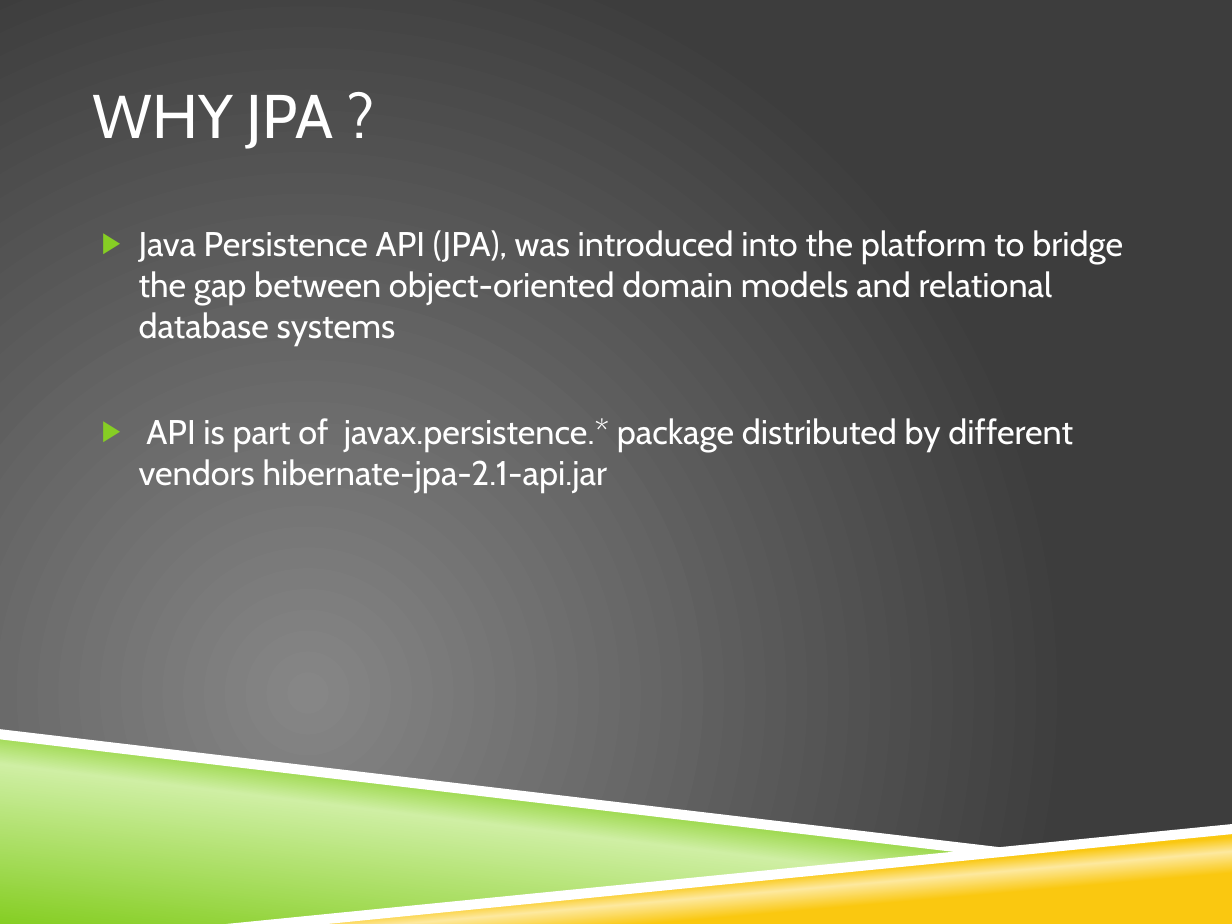
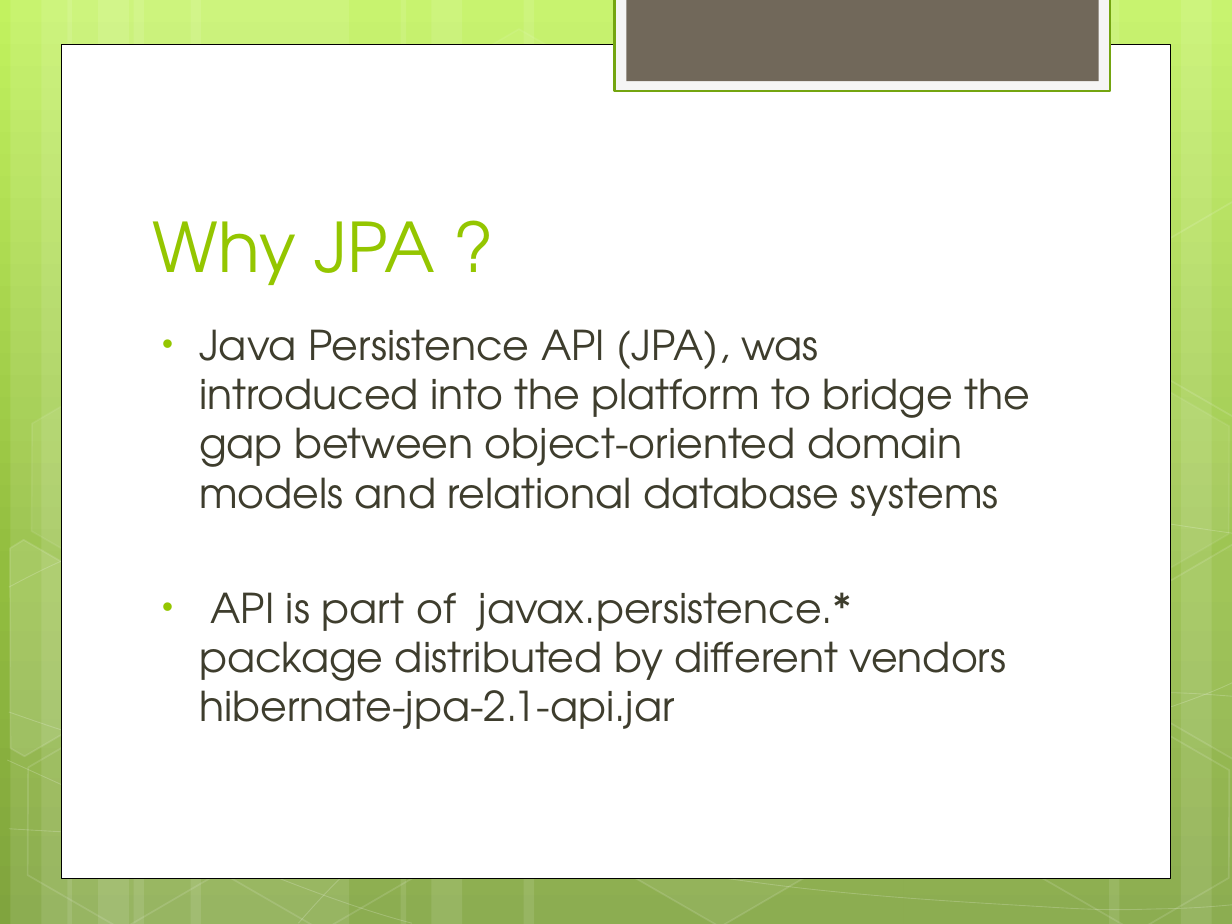
Before and after one commit to IPython-Learn/jpa-training, a slide deck: slide 2 of JPA2.1_Presentation.pptx. Drawn at 1232x924 pixels with LibreOffice and Linux fonts; fonts in the diff are those of the drawing; background and template pictures are left out. Boxes give left, top, right and bottom in pixels: in the first picture for what was removed or moved away, otherwise in the second. Text is boxed around its words. In the diff, an @@ line names an element or a change of style, - is before the commit and + after.

```diff
--- a/JPA2.1_Presentation.pptx
+++ b/JPA2.1_Presentation.pptx
@@ background picture (left out) to gradient #C3F35F to #93BF3F to #81A53E @@
@@ rectangle added at box(615, 0, 1110, 91), fill #F5F5F5, outline #74A510 1.25 pt @@
@@ rectangle added at box(626, 0, 1098, 81), fill #71685A @@
@@ rectangle added at box(62, 44, 1170, 877), fill #FFFFFF, outline #000000 0.5 pt @@
@@ title "Why JPA ?" at box(153, 221, 435, 285): vertical alignment middle to bottom @@
@@ group added at box(0, 0, 1232, 924): 12 rectangles, 8 hexagons, 5 freeform shapes @@
@@ title at box(153, 221, 435, 285): text changed; size 36 to 40 pt; font Cabin to TeX Gyre Adventor; text colour #FFFFFF to #94C600 @@
-WHY JPA ?
+Why JPA ?
@@ text "Java Persistence API (JPA), was ...": place and size @@
-text "Java Persistence API (JPA), was ..." at box(139, 230, 1123, 493)
+text "Java Persistence API (JPA), was ..." at box(199, 329, 1031, 729)
@@ text "Java Persistence API (JPA), was ..." at box(199, 329, 1031, 729): size 20 to 24 pt, font Cabin to TeX Gyre Adventor, text colour #FFFFFF to #3E3D2D; bullet ▶ to •; less space between paragraphs; bullet colour #86CE24 to #94C600 @@
@@ freeform shape: place and size @@
-freeform shape at box(0, 729, 1025, 854)
+freeform shape at box(9, 679, 1232, 838)
@@ freeform shape at box(9, 679, 1232, 838): fill #FFFFFF to none; outline none to #FFFFFF 0.5 pt @@
@@ freeform shape: place and size @@
-freeform shape at box(0, 736, 976, 924)
+freeform shape at box(9, 712, 1232, 912)
@@ freeform shape at box(9, 712, 1232, 912): fill gradient #86CE24 to #CFEFA4 to none; outline none to #FFFFFF 0.5 pt @@
@@ freeform shape: place and size @@
-freeform shape at box(244, 828, 1232, 924)
+freeform shape at box(298, 691, 1232, 923)
@@ freeform shape at box(298, 691, 1232, 923): fill gradient #FAC810 to #FDE99F to none; outline none to #FFFFFF 0.5 pt @@
@@ freeform shape removed at box(227, 824, 1232, 924) @@
```
Also in this commit, not shown: 11 other slides changed, 10 slides added, 1 slide removed, 6 other files.
